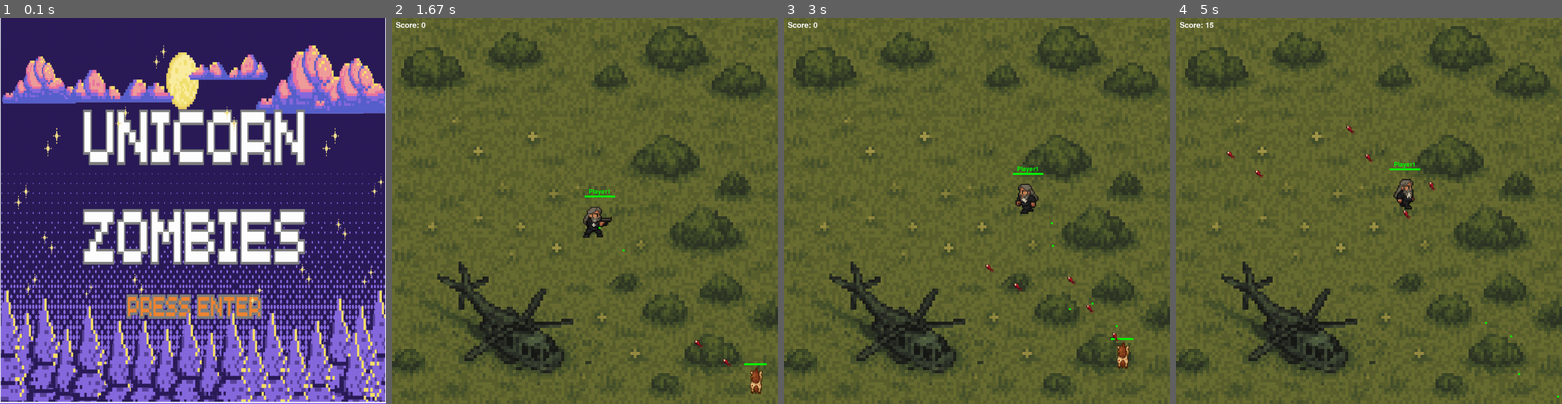
Above: before the commit, frames 1-4 (left to right).
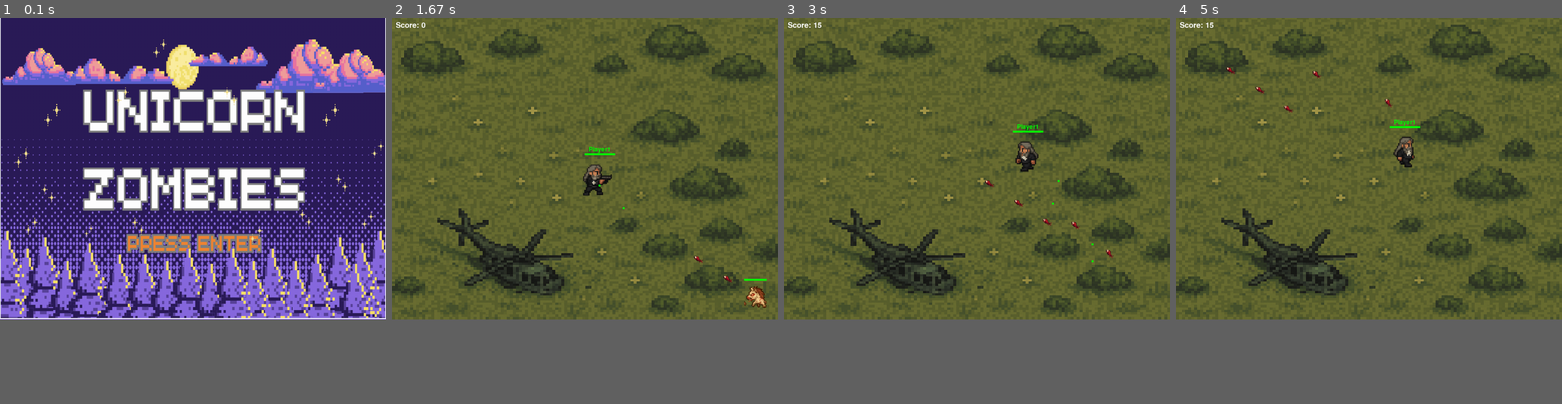
Above: after the commit, the same moments.

Repository: dracek/uuPyGame
Game: pygame game, started from main.py
The game is run twice, just before and just after one commit, with the same random seed, the same clock (stepped at 60 frames per second) and the same inputs.
Inputs:
- Up to frame 1 (0.1 s): no input
- Up to frame 2 (1.67 s): tap Enter at 0.33 s; tap 1 at 0.67 s; tap Space at 1.1, 1.5 s; hold D from 1.43 s (still down)
- Up to frame 3 (3 s): tap Space at 1.8, 2, 2.33, 2.63, 2.83 s; release D at 1.9 s; hold W 1.93-2.23 s; hold D 2.27-2.73 s; hold A from 2.77 s (still down)
- Up to frame 4 (5 s): tap Space at 3.13, 3.4, 3.73, 4.03, 4.17, 4.57, 4.87 s; release A at 3.3 s; hold S 3.33-3.63 s; hold A 3.67-4.07 s; hold W 4.1-4.47 s; hold D from 4.5 s (still down)
In our replay, the window is 900x900 before the commit and 900x703 after it. These sizes can differ from the game's own. Grey fills any space a smaller window leaves; there, only what the larger window draws over its background counts as a difference.

The runs differ from the first frame. In frame 1, 60% of the frame differs, in the area x 0-100%, y 5-100%; in frame 2, 23%; in frame 3, 23%; in frame 4, 23%.

Commit message:
small fixes

Diff:
--- a/assets.py
+++ b/assets.py
@@ -7,7 +7,7 @@
         self.player_frames = {}
         self.load_player_frames()
 
-        self.unicorn_bullet = self.load_unicorn_bullet()  # ✅ Preload unicorn bullet
+        self.unicorn_bullet = self.load_unicorn_bullet()  # Preload unicorn bullet
 
     def load_player_frames(self):
         sprite_path = os.path.join("assets", "sprites", "characters", "Player.png")
@@ -31,7 +31,7 @@
         try:
             image = pygame.image.load(path).convert_alpha()
             scaled = pygame.transform.scale(image, (32, 32))
-            print("[DEBUG] Unicorn bullet loaded:", scaled.get_size())
+            #print("[DEBUG] Unicorn bullet loaded:", scaled.get_size())
             return scaled
         except Exception as e:
             print(f"[ERROR] Could not load unicorn bullet: {e}")
--- a/bullet.py
+++ b/bullet.py
@@ -20,19 +20,20 @@
         self.rect = pygame.Rect(0, 0, BULLET_SIZE, BULLET_SIZE)
         self.rect.center = (x, y)
 
-        # ✅ Apply rotation if image provided
+        # Apply rotation if image provided
         if self.original_image:
             try:
                 rotated = pygame.transform.rotate(self.original_image, -self.angle_deg + 180)
                 self.image = rotated
                 self.image_rect = self.image.get_rect(center=self.rect.center)
-                print("[Bullet] Rotated image created successfully")
+                #print("[Bullet] Rotated image created successfully")
             except Exception as e:
                 print("[Bullet ERROR] Rotation failed:", e)
                 self.image = None
                 self.image_rect = None
         else:
-            print("[Bullet] No image provided, using color:", self.color)
+            pass
+            #print("[Bullet] No image provided, using color:", self.color)
 
     def update(self):
         self.rect.x += self.dx
--- a/config.py
+++ b/config.py
@@ -7,7 +7,7 @@
 NPC_SPEED  =  2
 
 SCREEN_WIDTH = 1024
-SCREEN_HEIGHT = 1024
+SCREEN_HEIGHT = 800
 
 
 GAME_FPS = 50
--- a/enemy_unicorns.py
+++ b/enemy_unicorns.py
@@ -43,7 +43,7 @@
         # Load bullet image
         self.assets = Assets()
         self.bullet_image = self.assets.unicorn_bullet
-        print("[DEBUG] Bullet image set:", type(self.bullet_image))
+        #print("[DEBUG] Bullet image set:", type(self.bullet_image))
 
         self.animate()
 
--- a/ui.py
+++ b/ui.py
@@ -10,28 +10,28 @@
 def show_menu(screen):
     """Main game menu"""
     font = pygame.font.Font(None, 36)
-    menu_options = ["1: Single player",
-                    "2: Cooperative",
+    menu_options = ["1: Single player game",
+                    "2: Cooperative game",
                     "ESC: Ukončení"]
 
+    screen.fill((43, 28, 88))
+    for i, option in enumerate(menu_options):
+        text = font.render(option, True, (255, 255, 255))
+        screen.blit(text, (270, 320 + i * 40))
+
+    pygame.display.flip()
+
     while True:
-        screen.fill((43, 28, 88))
-        for i, option in enumerate(menu_options):
-            text = font.render(option, True, (255, 255, 255))
-            screen.blit(text, (50, 200 + i * 40))
-
-        pygame.display.flip()
 
         for event in pygame.event.get():
             if event.type == pygame.QUIT:
                 return "quit"
+
             if event.type == pygame.KEYDOWN:
 
-                print("Key pressed:", event.key)
-
-                if event.key == 49: #pygame.K_1:
+                if event.key == 49:
                     return GameType.SINGLE
-                if event.key == 50: #pygame.K_2:
+                if event.key == 50:
                     return GameType.COOP
 
                 if event.key == pygame.K_ESCAPE:
